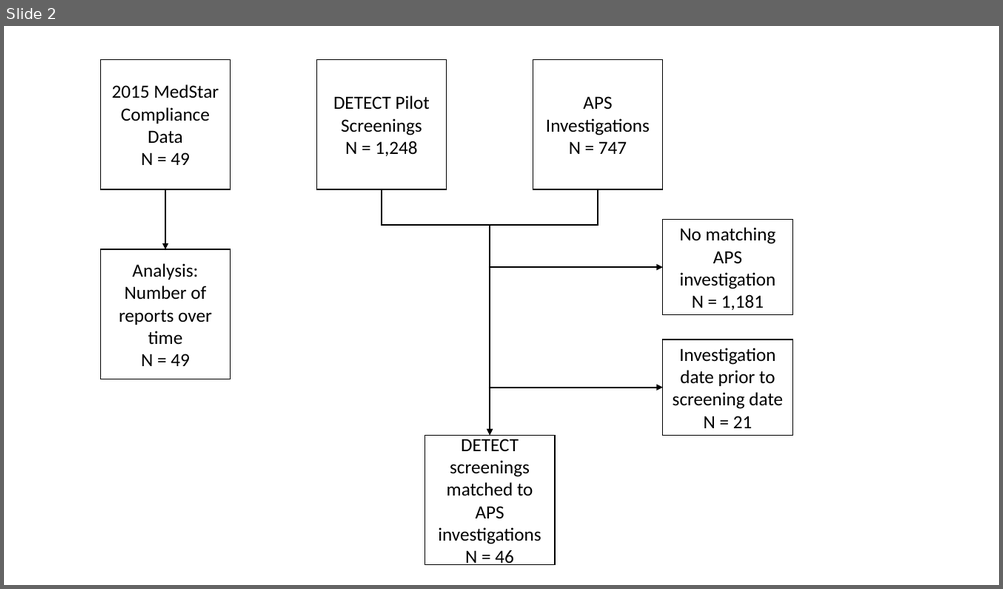
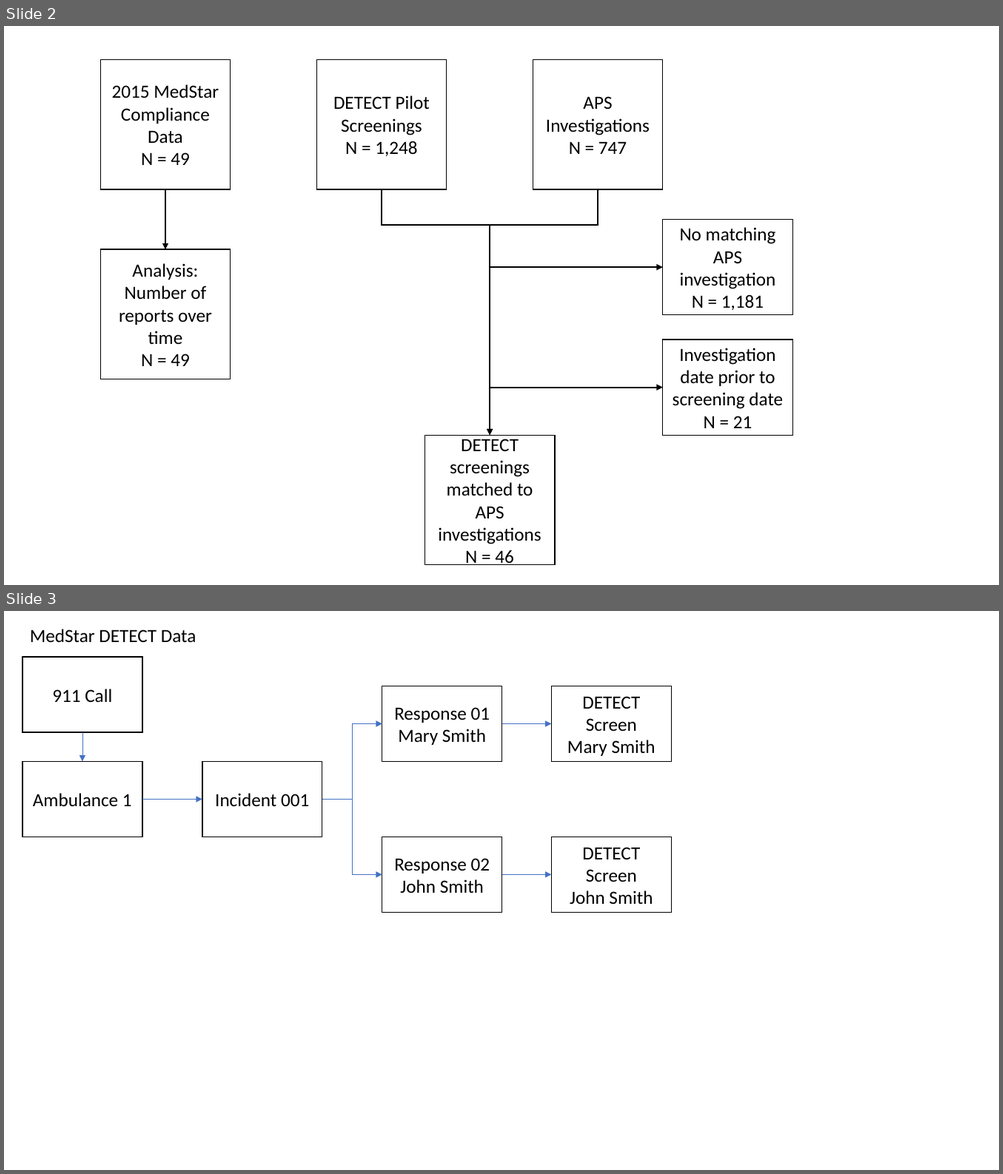
Before and after one commit to brad-cannell/detect_pilot_test_5w, a slide deck: images/detect_pilot_graphics.pptx. Shown one above the other, each under a label of ours: slide 2 before the commit, slides 2 and 3 after it. The pictures are 1003x589 and 1003x1174 pixels, drawn with LibreOffice and Linux fonts; fonts in the diff are those of the drawing. Boxes give left, top, right and bottom in pixels: in the first picture for what was removed or moved away, otherwise in the second. Text is boxed around its words. In the diff, an @@ line names an element or a change of style, - is before the commit and + after.

Commit message:
Started slides about unique identifiers

```diff
--- a/images/detect_pilot_graphics.pptx
+++ b/images/detect_pilot_graphics.pptx
@@ slide 3 added at [4,611,999,1170], background #FFFFFF @@
@@ text added at [30,629,196,642], 18 pt, text #000000 @@
+MedStar DETECT Data
@@ rectangle added at [22,658,143,732], fill #FFFFFF, outline #000000 1 pt, 18 pt, text #000000 @@
+911 Call
@@ rectangle added at [382,686,503,762], fill #FFFFFF, outline #000000 1 pt, 18 pt, text #000000 @@
+Response 01
+Mary Smith
@@ rectangle added at [552,686,671,762], fill #FFFFFF, outline #000000 1 pt, 18 pt, text #000000 @@
+DETECT Screen
+Mary Smith
@@ arrow added from (82, 732) to (82, 762), #4472C4 0.5 pt @@
@@ elbow arrow added from (322, 799) to (382, 723), #4472C4 0.5 pt @@
@@ arrow added from (502, 723) to (552, 723), #4472C4 0.5 pt @@
@@ rectangle added at [22,762,143,837], fill #FFFFFF, outline #000000 1 pt, 18 pt, text #000000 @@
+Ambulance 1
@@ rectangle added at [202,762,323,837], fill #FFFFFF, outline #000000 1 pt, 18 pt, text #000000 @@
+Incident 001
@@ arrow added from (142, 799) to (202, 799), #4472C4 0.5 pt @@
@@ elbow arrow added from (322, 799) to (382, 875), #4472C4 0.5 pt @@
@@ rectangle added at [382,837,503,912], fill #FFFFFF, outline #000000 1 pt, 18 pt, text #000000 @@
+Response 02
+John Smith
@@ rectangle added at [552,837,671,912], fill #FFFFFF, outline #000000 1 pt, 18 pt, text #000000 @@
+DETECT Screen
+John Smith
@@ arrow added from (502, 875) to (552, 875), #4472C4 0.5 pt @@
```
Also in this commit, not shown: 2 other files.
